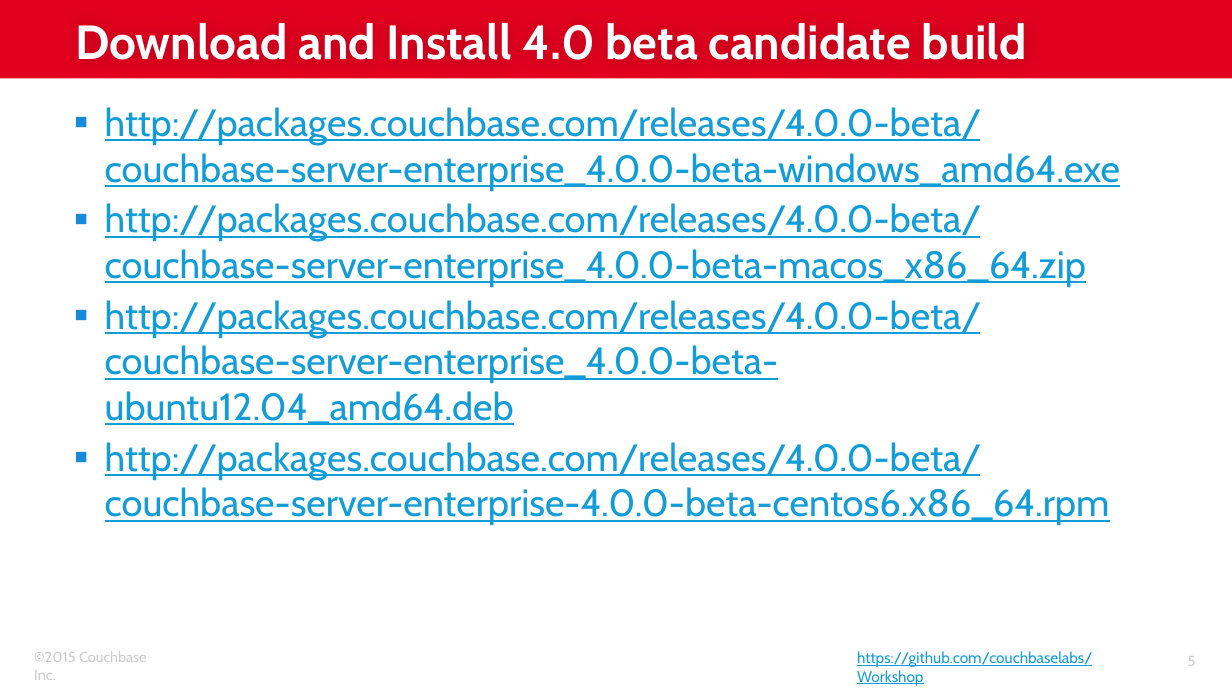
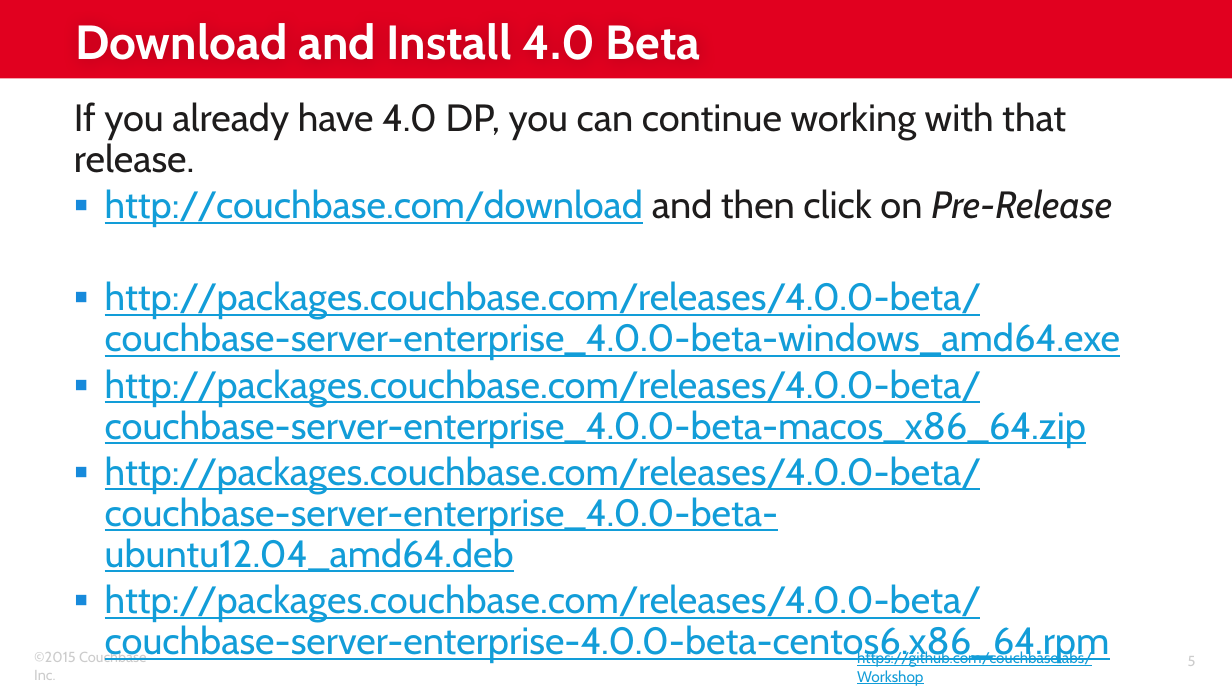
Before and after one commit to subalakr/workshop, a slide deck: slide 5 of server/presentations/Lab-01_Setup.pptx. Drawn at 1232x693 pixels with LibreOffice and Linux fonts; fonts in the diff are those of the drawing; background and template pictures are left out. Boxes give left, top, right and bottom in pixels: in the first picture for what was removed or moved away, otherwise in the second. Text is boxed around its words. In the diff, an @@ line names an element or a change of style, - is before the commit and + after.

```diff
--- a/server/presentations/Lab-01_Setup.pptx
+++ b/server/presentations/Lab-01_Setup.pptx
@@ title at (75, 23, 701, 60): text changed @@
-Download and Install 4.0 beta candidate build
+Download and Install 4.0 Beta
@@ text at (74, 102, 1112, 227): paragraphs added @@
+If you already have 4.0 DP, you can continue working with that release.
+▪ http://couchbase.com/download and then click on Pre-Release
@@ text at (105, 281, 1120, 663): line spacing 1 to 0.9 @@
```
Also in this commit, not shown: 1 slide added, 1 other file.
